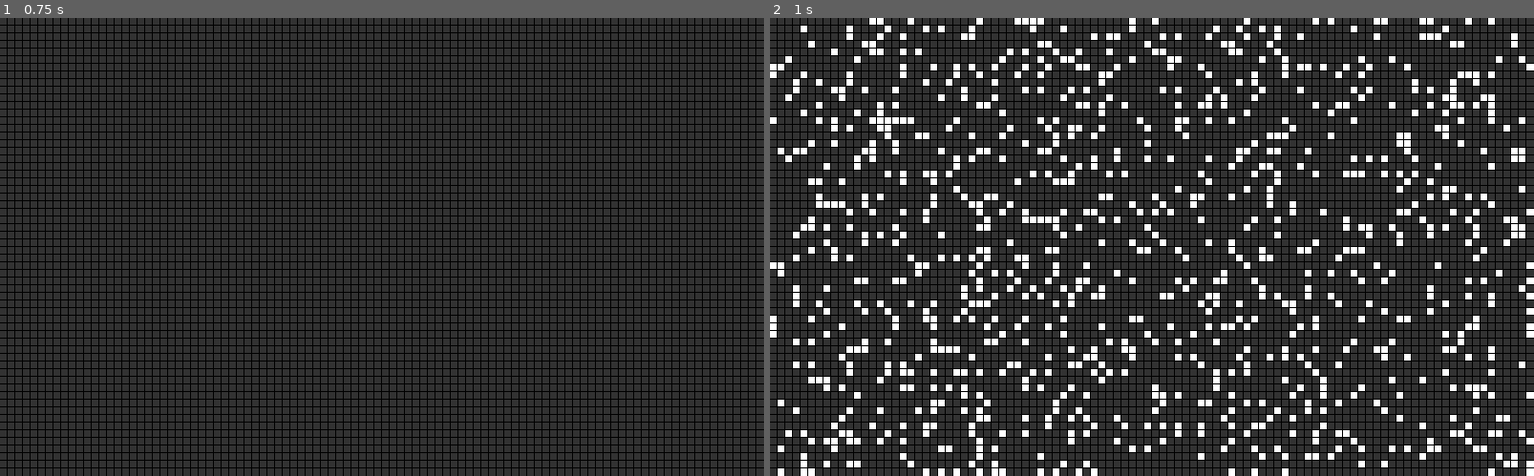
Above: before the commit, frames 1-2 (left to right).
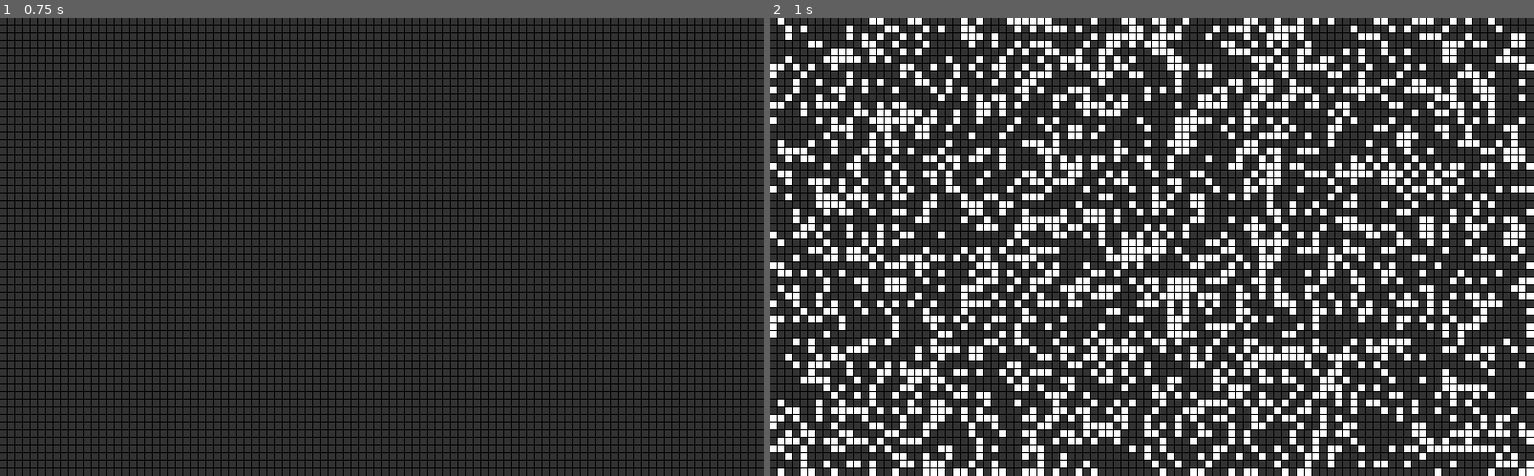
Above: after the commit, the same moments.

Repository: ElectricCube/life
Game: Godot game, scene res://scenes/board.tscn
The game is run twice, just before and just after one commit, with the same random seed, the same clock (stepped at 60 frames per second) and the same inputs.
Inputs (mouse positions are in pixels of both pictures, inside the frame that each line leads up to):
- Up to frame 1 (0.75 s): tap Enter at 0.5 s; move the mouse to (550, 224) at 0.52 s; hold Right mouse button (step) from 0.53 s (still down)
- Up to frame 2 (1 s): keep holding Right mouse button (step); tap 2 at 0.8 s

Frame 1 is identical in both runs. In frame 2, 13% of the frame differs, in the area x 0-100%, y 0-100%.

Commit message:
Updated timer code

Diff:
--- a/scenes/board.tscn
+++ b/scenes/board.tscn
@@ -10,5 +10,6 @@
 
 [node name="StepTimer" type="Timer" parent="."]
 wait_time = 0.1
+one_shot = true
 
 [connection signal="timeout" from="StepTimer" to="." method="_on_step_timer_timeout"]
--- a/scripts/board.gd
+++ b/scripts/board.gd
@@ -2,14 +2,14 @@
 
 const _random_keys: Dictionary = {
 	KEY_1: 1,
-	KEY_2: 5,
-	KEY_3: 10,
-	KEY_4: 15,
-	KEY_5: 20,
-	KEY_6: 25,
-	KEY_7: 30,
-	KEY_8: 35,
-	KEY_9: 40,
+	KEY_2: 2,
+	KEY_3: 5,
+	KEY_4: 10,
+	KEY_5: 15,
+	KEY_6: 20,
+	KEY_7: 25,
+	KEY_8: 30,
+	KEY_9: 35,
 }
 
 @export_range(5, 100, 5) var _cell_size: int
@@ -169,6 +169,7 @@
 
 func _on_step_timer_timeout() -> void:
 	_step()
+	_step_timer.start()
 
 
 func _process_cells() -> void:
